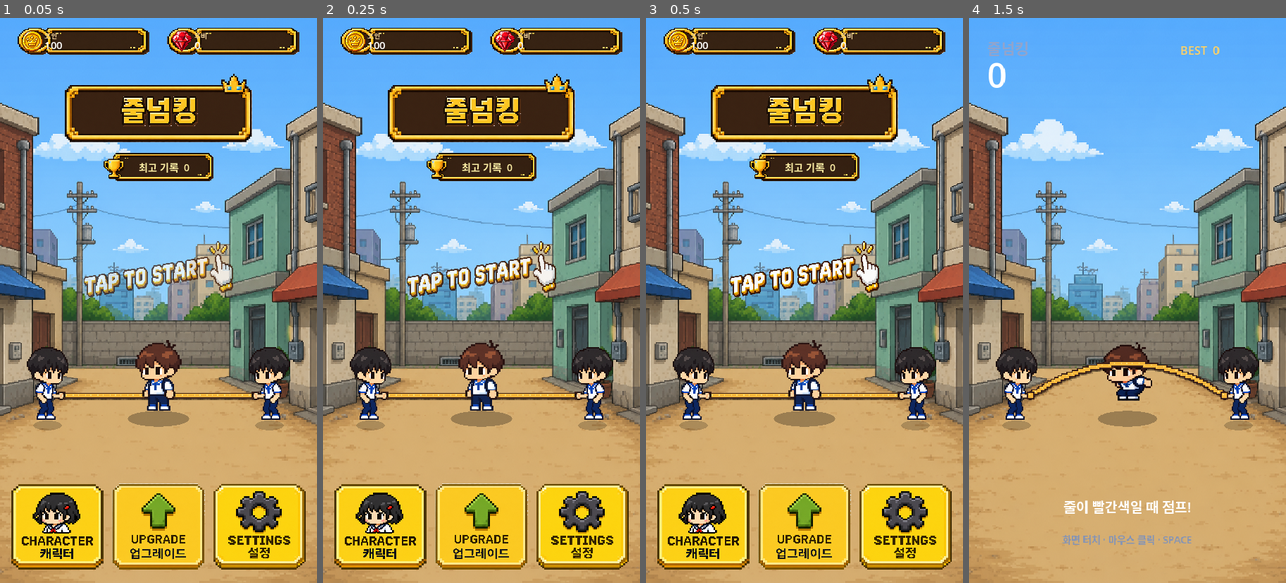
Above: before the commit, frames 1-4 (left to right).
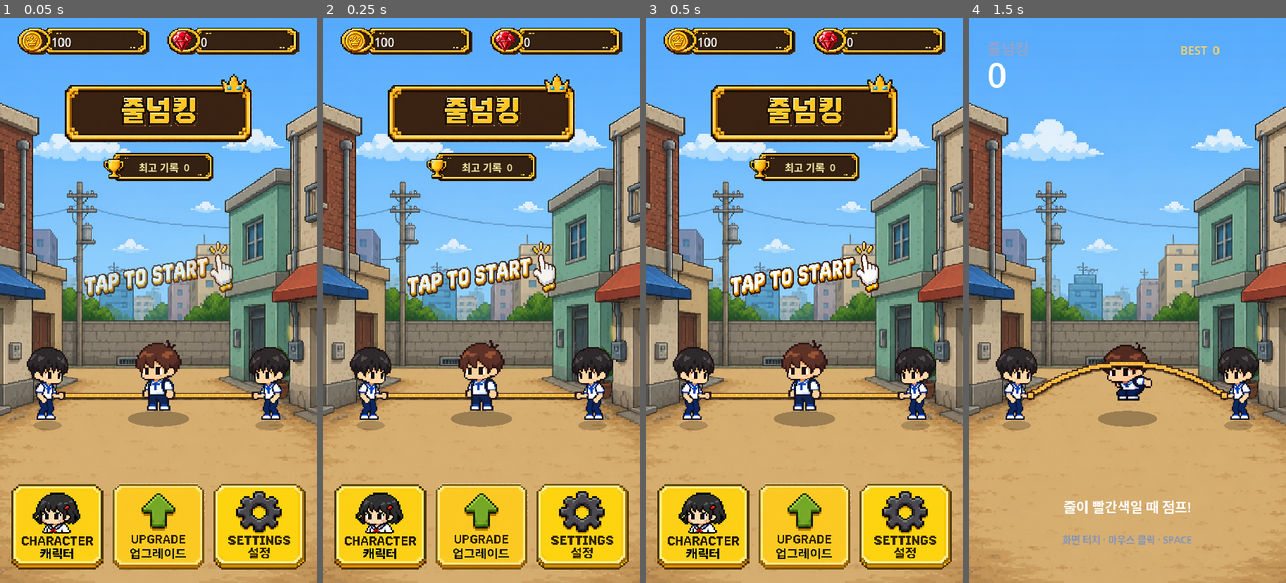
Above: after the commit, the same moments.

Repository: eunchan4490-star/Rope-King
Game: Godot game, scene res://main.tscn
Same seed, same stepped clock (60 frames per second), same inputs: the game is played once before the commit and once after it.
Inputs (mouse positions are in pixels of both pictures, inside the frame that each line leads up to):
- Up to frame 1 (0.05 s): no input
- Up to frame 2 (0.25 s): no input
- Up to frame 3 (0.5 s): no input
- Up to frame 4 (1.5 s): move the mouse to (1197, 272) at 0.52 s; hold Space (jump) 0.53-1.28 s; click (1197, 272) at 0.67 s; move the mouse to (1064, 328) at 1.27 s; tap Space (jump) at 1.35 s; click (1064, 328) at 1.42 s

The runs differ from the first frame. In frame 1, 0.2% of the frame differs, in the area x 14-66%, y 2-6%; in frame 2, 0.2%; in frame 3, 0.2%; in frame 4, nothing differs.

Commit message:
Add NPC handoff countdown sequence

Diff:
--- a/scripts/main.gd
+++ b/scripts/main.gd
@@ -2,6 +2,7 @@
 
 enum GameState { TITLE, PLAYING, HIT, GAME_OVER }
 enum TurnerTeam { STUDENT, ATHLETE }
+enum TurnerTransitionPhase { NONE, STUDENT_EXIT, ATHLETE_ENTRY_COUNTDOWN }
 
 const DESIGN_SIZE := Vector2(720.0, 1280.0)
 const PLAYER_X := 360.0
@@ -19,7 +20,11 @@
 const HIT_REVEAL_SECONDS := 0.42
 const TURNER_CHANGE_INTERVAL := 10
 const ATHLETE_NORMAL_TURNS := 2
-const TURNER_TRANSITION_SECONDS := 1.0
+const TURNER_EXIT_SECONDS := 0.7
+const ATHLETE_ENTRY_SECONDS := 0.8
+const COUNTDOWN_NUMBER_SECONDS := 0.65
+const COUNTDOWN_GO_SECONDS := 1.0
+const COUNTDOWN_TOTAL_SECONDS := COUNTDOWN_NUMBER_SECONDS * 3.0 + COUNTDOWN_GO_SECONDS
 const LEFT_TURNER_FEET := Vector2(108.0, TURNER_GROUND_Y)
 const RIGHT_TURNER_FEET := Vector2(612.0, TURNER_GROUND_Y)
 const LEFT_TURNER_ENTRY_FEET := Vector2(-120.0, TURNER_GROUND_Y)
@@ -38,6 +43,12 @@
 const TAP_PROMPT_PATH := "res://assets/ui/tap_to_start.png"
 const COIN_ICON_PATH := "res://assets/ui/coin_icon.png"
 const RUBY_ICON_PATH := "res://assets/ui/ruby_icon.png"
+const COUNTDOWN_PATHS := [
+	"res://assets/ui/countdown_3.png",
+	"res://assets/ui/countdown_2.png",
+	"res://assets/ui/countdown_1.png",
+	"res://assets/ui/countdown_go.png",
+]
 const DEFAULT_CHARACTER_ID := "default"
 const JUMP_FRAME_COUNT := 4
 const CHARACTERS_PER_PAGE := 3
@@ -99,6 +110,7 @@
 var athlete_next_burst_count := 2
 var turner_transition_active := false
 var turner_transition_time := 0.0
+var turner_transition_phase := TurnerTransitionPhase.NONE
 var flash_time := 0.0
 var message := "화면을 눌러 시작"
 var message_color := Color.WHITE
@@ -139,6 +151,8 @@
 var tap_prompt_used_region := Rect2()
 var coin_icon_used_region := Rect2()
 var ruby_icon_used_region := Rect2()
+var countdown_textures: Array[Texture2D] = []
+var countdown_used_regions: Array[Rect2] = []
 
 
 func _ready() -> void:
@@ -182,6 +196,7 @@
 	tap_prompt_used_region = _texture_used_region(tap_prompt_texture)
 	coin_icon_used_region = _texture_used_region(coin_icon_texture)
 	ruby_icon_used_region = _texture_used_region(ruby_icon_texture)
+	_prepare_countdown_visuals()
 	get_viewport().size_changed.connect(queue_redraw)
 	queue_redraw()
 
@@ -209,6 +224,15 @@
 			mirrored_athlete_turner_used_region = _texture_used_region(mirrored_athlete_turner_texture)
 
 
+func _prepare_countdown_visuals() -> void:
+	countdown_textures.clear()
+	countdown_used_regions.clear()
+	for path in COUNTDOWN_PATHS:
+		var texture := load(path) as Texture2D if ResourceLoader.exists(path) else null
+		countdown_textures.append(texture)
+		countdown_used_regions.append(_texture_used_region(texture))
+
+
 func _process(delta: float) -> void:
 	if game_state == GameState.PLAYING:
 		if is_jumping:
@@ -223,12 +247,7 @@
 				accepting_input = not turner_transition_active
 		if turner_transition_active:
 			accepting_input = false
-			turner_transition_time += delta
-			if turner_transition_time >= TURNER_TRANSITION_SECONDS:
-				turner_transition_active = false
-				turner_transition_time = TURNER_TRANSITION_SECONDS
-				rope_angle = PI
-				accepting_input = not is_jumping
+			_advance_turner_transition(delta)
 		else:
 			var previous_rope_angle := rope_angle
 			rope_angle = fposmod(rope_angle + _effective_rope_speed() * delta, TAU)
@@ -241,6 +260,19 @@
 	if flash_time > 0.0:
 		flash_time -= delta
 	queue_redraw()
+
+
+func _advance_turner_transition(delta: float) -> void:
+	turner_transition_time += delta
+	if turner_transition_phase == TurnerTransitionPhase.STUDENT_EXIT and turner_transition_time >= TURNER_EXIT_SECONDS:
+		turner_transition_time -= TURNER_EXIT_SECONDS
+		turner_transition_phase = TurnerTransitionPhase.ATHLETE_ENTRY_COUNTDOWN
+	if turner_transition_phase == TurnerTransitionPhase.ATHLETE_ENTRY_COUNTDOWN and turner_transition_time >= COUNTDOWN_TOTAL_SECONDS:
+		turner_transition_active = false
+		turner_transition_phase = TurnerTransitionPhase.NONE
+		turner_transition_time = 0.0
+		rope_angle = PI
+		accepting_input = not is_jumping
 
 
 func _unhandled_input(event: InputEvent) -> void:
@@ -438,20 +470,50 @@
 		_draw_rope()
 	var left_turner_feet := LEFT_TURNER_FEET
 	var right_turner_feet := RIGHT_TURNER_FEET
-	if turner_transition_active:
-		var transition_progress := clampf(turner_transition_time / TURNER_TRANSITION_SECONDS, 0.0, 1.0)
-		var eased_progress := 1.0 - pow(1.0 - transition_progress, 3.0)
-		left_turner_feet = LEFT_TURNER_ENTRY_FEET.lerp(LEFT_TURNER_FEET, eased_progress)
-		right_turner_feet = RIGHT_TURNER_ENTRY_FEET.lerp(RIGHT_TURNER_FEET, eased_progress)
-	_draw_turner(left_turner_feet, false)
-	_draw_turner(right_turner_feet, true)
+	var visible_turner_team := -1
+	if turner_transition_phase == TurnerTransitionPhase.STUDENT_EXIT:
+		var exit_progress := clampf(turner_transition_time / TURNER_EXIT_SECONDS, 0.0, 1.0)
+		var eased_exit := exit_progress * exit_progress
+		left_turner_feet = LEFT_TURNER_FEET.lerp(LEFT_TURNER_ENTRY_FEET, eased_exit)
+		right_turner_feet = RIGHT_TURNER_FEET.lerp(RIGHT_TURNER_ENTRY_FEET, eased_exit)
+		visible_turner_team = TurnerTeam.STUDENT
+	elif turner_transition_phase == TurnerTransitionPhase.ATHLETE_ENTRY_COUNTDOWN:
+		var entry_progress := clampf(turner_transition_time / ATHLETE_ENTRY_SECONDS, 0.0, 1.0)
+		var eased_entry := 1.0 - pow(1.0 - entry_progress, 3.0)
+		left_turner_feet = LEFT_TURNER_ENTRY_FEET.lerp(LEFT_TURNER_FEET, eased_entry)
+		right_turner_feet = RIGHT_TURNER_ENTRY_FEET.lerp(RIGHT_TURNER_FEET, eased_entry)
+		visible_turner_team = TurnerTeam.ATHLETE
+	_draw_turner(left_turner_feet, false, visible_turner_team)
+	_draw_turner(right_turner_feet, true, visible_turner_team)
 	_draw_player()
+	if turner_transition_phase == TurnerTransitionPhase.ATHLETE_ENTRY_COUNTDOWN:
+		_draw_countdown_overlay()
 	# Draw the front half last so it visibly passes in front of the player.
 	if not turner_transition_active and not _rope_is_behind():
 		_draw_rope()
 	if game_state == GameState.HIT:
 		_draw_hit_feedback()
 	_draw_hud()
+
+
+func _draw_countdown_overlay() -> void:
+	var countdown_index := mini(3, int(turner_transition_time / COUNTDOWN_NUMBER_SECONDS))
+	if countdown_index < 0 or countdown_index >= countdown_textures.size():
+		return
+	var texture := countdown_textures[countdown_index]
+	var used_region := countdown_used_regions[countdown_index]
+	if texture == null or used_region.size.x <= 0.0 or used_region.size.y <= 0.0:
+		return
+	var target_size := Vector2(220.0, 220.0)
+	var center := Vector2(360.0, 470.0)
+	if countdown_index == 3:
+		target_size = Vector2(430.0, 240.0)
+		var go_time := turner_transition_time - COUNTDOWN_NUMBER_SECONDS * 3.0
+		center.x += roundf(sin(go_time * TAU * 14.0) * 11.0)
+	var scale_factor := minf(target_size.x / used_region.size.x, target_size.y / used_region.size.y)
+	var draw_size := used_region.size * scale_factor
+	var draw_rect := Rect2(center - draw_size * 0.5, draw_size)
+	draw_texture_rect_region(texture, draw_rect, used_region)
 
 
 func _draw_background() -> void:
@@ -593,13 +655,15 @@
 	athlete_next_burst_count = 2
 	turner_transition_active = false
 	turner_transition_time = 0.0
+	turner_transition_phase = TurnerTransitionPhase.NONE
 
 
 func _start_turner_transition() -> void:
 	turner_transition_active = true
 	turner_transition_time = 0.0
+	turner_transition_phase = TurnerTransitionPhase.STUDENT_EXIT
 	accepting_input = false
-	# Resume with the rope safely behind the player after both athletes arrive.
+	# Resume with the rope safely behind the player after GO! finishes.
 	rope_angle = PI
 
 
@@ -635,14 +699,13 @@
 	return target_distance > 0.0 and target_distance <= travelled
 
 
-func _draw_turner(feet: Vector2, faces_left: bool) -> void:
+func _draw_turner(feet: Vector2, faces_left: bool, display_team := -1) -> void:
 	var render_feet := feet
-	if turner_team == TurnerTeam.ATHLETE:
-		render_feet.x += -24.0 if faces_left else 24.0
-	var base_texture := athlete_turner_texture if turner_team == TurnerTeam.ATHLETE else turner_texture
-	var base_region := athlete_turner_used_region if turner_team == TurnerTeam.ATHLETE else turner_used_region
-	var mirror_texture := mirrored_athlete_turner_texture if turner_team == TurnerTeam.ATHLETE else mirrored_turner_texture
-	var mirror_region := mirrored_athlete_turner_used_region if turner_team == TurnerTeam.ATHLETE else mirrored_turner_used_region
+	var active_team := turner_team if display_team < 0 else display_team
+	var base_texture := athlete_turner_texture if active_team == TurnerTeam.ATHLETE else turner_texture
+	var base_region := athlete_turner_used_region if active_team == TurnerTeam.ATHLETE else turner_used_region
+	var mirror_texture := mirrored_athlete_turner_texture if active_team == TurnerTeam.ATHLETE else mirrored_turner_texture
+	var mirror_region := mirrored_athlete_turner_used_region if active_team == TurnerTeam.ATHLETE else mirrored_turner_used_region
 	if base_texture != null and base_region.size.x > 0.0:
 		var active_texture := mirror_texture if faces_left and mirror_texture != null else base_texture
 		var active_region := mirror_region if faces_left and mirror_texture != null else base_region
@@ -953,9 +1016,8 @@
 
 
 func _draw_main_menu(font: Font) -> void:
-	# Give every resource a readable name instead of relying on ambiguous initials.
-	_draw_resource_counter(font, Rect2(40.0, 22.0, 300.0, 62.0), "코인", coin_icon_texture, coin_icon_used_region, coins)
-	_draw_resource_counter(font, Rect2(380.0, 22.0, 300.0, 62.0), "루비", ruby_icon_texture, ruby_icon_used_region, gems)
+	_draw_resource_counter(font, Rect2(40.0, 22.0, 300.0, 62.0), coin_icon_texture, coin_icon_used_region, coins)
+	_draw_resource_counter(font, Rect2(380.0, 22.0, 300.0, 62.0), ruby_icon_texture, ruby_icon_used_region, gems)
 
 	_draw_main_menu_title(font)
 	var best_rect := Rect2(235.0, 306.0, 250.0, 64.0)
@@ -1049,7 +1111,7 @@
 	return texture
 
 
-func _draw_resource_counter(font: Font, rect: Rect2, label: String, icon_texture: Texture2D, icon_region: Rect2, amount: int) -> void:
+func _draw_resource_counter(font: Font, rect: Rect2, icon_texture: Texture2D, icon_region: Rect2, amount: int) -> void:
 	if resource_counter_frame_texture != null and resource_counter_frame_used_region.size.x > 0.0:
 		draw_texture_rect_region(resource_counter_frame_texture, rect, resource_counter_frame_used_region)
 	else:
@@ -1058,8 +1120,12 @@
 	var icon_rect := Rect2(rect.position + Vector2(9.0, 7.0), Vector2(48.0, 48.0))
 	if icon_texture != null and icon_region.size.x > 0.0:
 		draw_texture_rect_region(icon_texture, icon_rect, icon_region)
-	draw_string(font, Vector2(rect.position.x + 61.0, rect.position.y + 25.0), label, HORIZONTAL_ALIGNMENT_LEFT, 70.0, 15, Color("f4d7a1"))
-	draw_string(font, Vector2(rect.position.x + 61.0, rect.position.y + 49.0), str(amount), HORIZONTAL_ALIGNMENT_LEFT, rect.size.x - 74.0, 24, Color.WHITE)
+	# The icon already identifies the resource. A single large number stays clear
+	# on narrow mobile screens and cannot collide with a second label line.
+	var amount_position := Vector2(rect.position.x + 76.0, rect.position.y + 43.0)
+	var amount_width := rect.size.x - 92.0
+	draw_string(font, amount_position + Vector2(2.0, 2.0), str(amount), HORIZONTAL_ALIGNMENT_LEFT, amount_width, 27, Color(0.12, 0.06, 0.03, 0.85))
+	draw_string(font, amount_position, str(amount), HORIZONTAL_ALIGNMENT_LEFT, amount_width, 27, Color.WHITE)
 
 
 func _draw_menu_asset_or_fallback(texture: Texture2D, used_region: Rect2, font: Font, rect: Rect2, title: String, subtitle: String, face_color: Color) -> void:
--- a/tests/rope_logic_test.gd
+++ b/tests/rope_logic_test.gd
@@ -80,7 +80,14 @@
 	_expect(bool(game.turner_transition_active), "athlete entrance transition did not start")
 	_expect(not bool(game.accepting_input), "jump input stayed active during athlete entrance")
 	_expect(is_equal_approx(game.rope_angle, PI), "rope was not moved behind the player for athlete entrance")
-	game._process(game.TURNER_TRANSITION_SECONDS + 0.01)
+	_expect(int(game.turner_transition_phase) == 1, "student exit was not the first transition phase")
+	game._process(game.TURNER_EXIT_SECONDS + 0.01)
+	_expect(bool(game.turner_transition_active), "transition ended before athlete entrance and countdown")
+	_expect(int(game.turner_transition_phase) == 2, "athlete entrance did not follow student exit")
+	game._process(game.COUNTDOWN_TOTAL_SECONDS - 0.02)
+	_expect(bool(game.turner_transition_active), "game resumed before GO held for one second")
+	_expect(not bool(game.accepting_input), "jump input resumed while GO was still visible")
+	game._process(0.02)
 	_expect(not bool(game.turner_transition_active), "athlete entrance transition did not finish")
 	_expect(bool(game.accepting_input), "jump input did not resume after athlete entrance")
 	game.score = 11
@@ -154,6 +161,13 @@
 	_expect(ResourceLoader.exists("res://assets/ui/tap_to_start.png"), "tap-to-start prompt asset was not imported")
 	_expect(ResourceLoader.exists("res://assets/ui/coin_icon.png"), "coin icon asset was not imported")
 	_expect(ResourceLoader.exists("res://assets/ui/ruby_icon.png"), "ruby icon asset was not imported")
+	for countdown_name in ["3", "2", "1", "go"]:
+		var countdown_path := "res://assets/ui/countdown_%s.png" % countdown_name
+		_expect(ResourceLoader.exists(countdown_path), "countdown asset %s was not imported" % countdown_name)
+		var countdown_texture := load(countdown_path) as Texture2D
+		_expect(countdown_texture != null, "countdown texture %s did not load" % countdown_name)
+		if countdown_texture != null:
+			_expect(countdown_texture.get_image().get_pixel(0, 0).a < 0.01, "countdown asset %s background is not transparent" % countdown_name)
 	_expect(ResourceLoader.exists("res://assets/characters/default/idle.png"), "default idle asset path was not imported")
 	_expect(ResourceLoader.exists("res://assets/characters/default/jump_sheet.png"), "default jump asset path was not imported")
 	_expect(game._is_safe_character_id("default"), "default character id was rejected")
Binary file changed: assets/turners/athlete_student.png
Binary file added: assets/ui/countdown_1.png
Not shown, added: assets/ui/countdown_1.png.import
Binary file added: assets/ui/countdown_2.png
Not shown, added: assets/ui/countdown_2.png.import
Binary file added: assets/ui/countdown_3.png
Not shown, added: assets/ui/countdown_3.png.import
Binary file added: assets/ui/countdown_go.png
Not shown, added: assets/ui/countdown_go.png.import
